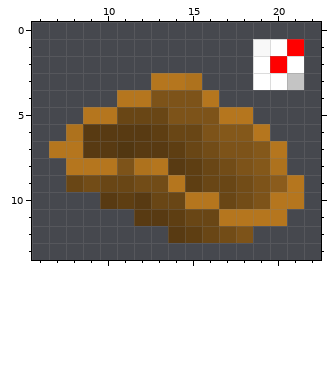
One commit to this pixel-art sprite: code/art/artwork/nft-adventure/stories/nft-text-adventure-art/vector/hand.svg.png. The first picture shows the starting point.
The file is 32x32 pixels. Colours within 5 levels of each other are drawn and written as one. Shown: x 6..22, y 0..13.
Now the later version:
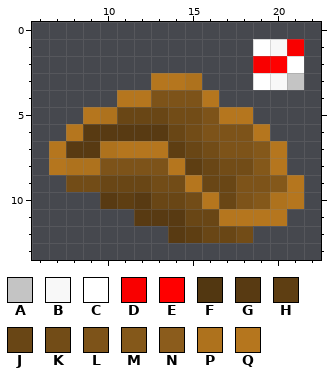
Palette (. is transparent): A #c4c4c4  B #f8f8f8  C #ffffff  D #f90000  E #ff0000  F #523711  G #583a12  H #5e3e12  J #694615  K #724c17  L #7d5319  M #84581a  N #8b5c1c  P #ae721d  Q #b5761e
Edits made:
@@ x 6..22 @@
  0 .................
- 1 .............BCE.
- 2 .............CEC.
- 3 .......QQP...CCA.
+ 1 .............CBD.
+ 2 .............DEC.
+ 3 .......QQP...CBA.
  4 .....QQLLLQ......
- 5 ...QQJJJLLLQQ....
- 6 ..PGGGGHJJLMMQ...
- 7 .QQGGFGGHJKLLMQ..
- 8 ..QQQLPQGHJKLMP..
- 9 ..JKJJKKQHJJKLNQ.
-10 ....GHGJJQQJKLQQ.
-11 ......GGHJJQQQQ..
-12 ........GHJKL....
+ 5 ...QPJJJKKLQQ....
+ 6 ..QGGGGGJKLLLQ...
+ 7 .QGGPQQQHJKLLMQ..
+ 8 .QPPLLLLQHJKKMQ..
+ 9 ..KKJJJKKQJJLLMQ.
+10 ....GHGJJKQJLMPQ.
+11 ......GGGJJQQQQ..
+12 ........GHJJK....
 13 .................
Boxes around the changes in both pictures, in picture pixels (x1, y1, x2, y2):
changed: (49, 39, 304, 243)
